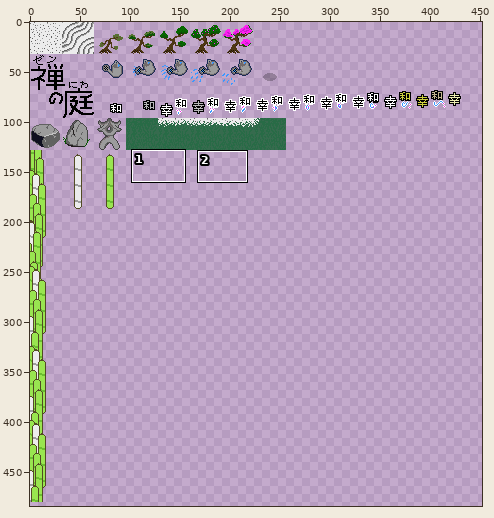
A sprite sheet gets an edit: src/data/image/2-tilesheet.png. Above: a wide view before the commit, with the close-up outlined.
Close-up. First the earlier version:
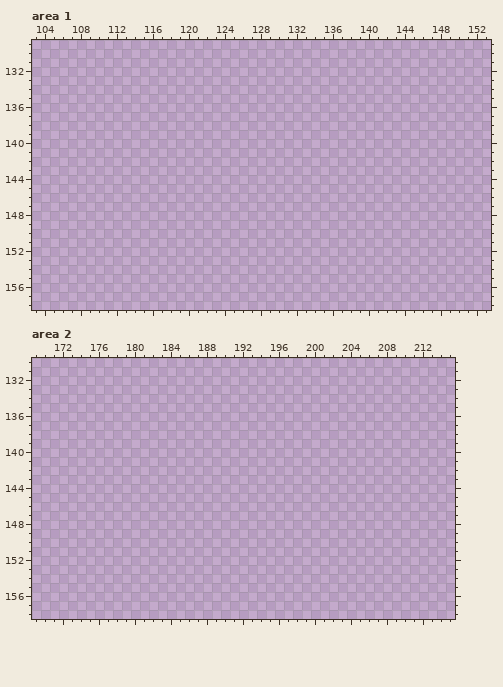
The file is 512x512 pixels. Shown: area 1: x 103..153, y 129..158; area 2: x 169..215, y 130..158. The wide view leaves out empty margins. The commit also changed other parts of the picture, which this record leaves out.
Once edited:
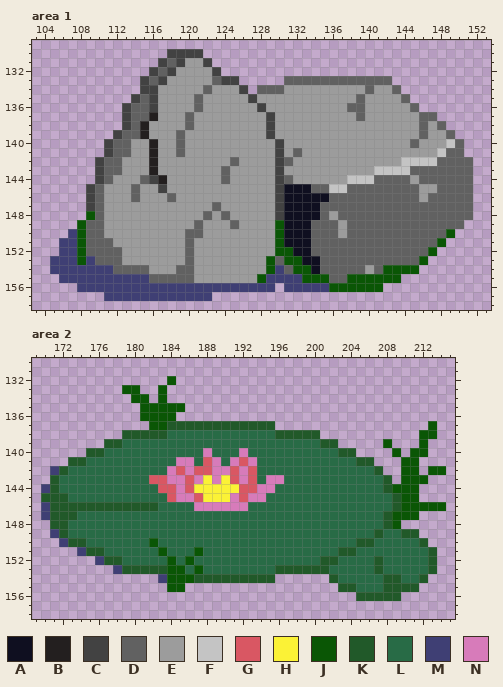
Palette (. is transparent): A #0f0f20  B #231f1f  C #424242  D #616161  E #9c9c9c  F #c4c4c4  G #d95763  H #fbf236  J #0a5605  K #215929  L #286b46  M #3f3f74  N #d77bba
Diff:
Changed rows in their new state; - is an unchanged pixel.
Area 1:
first column x 105:
130 -------------CCCC------------------------------
131 ------------CDCEEC-----------------------------
132 -----------CDCEEEEC----------------------------
133 ----------CDCEEEEEDCC-----DDDDDDDDDDDD---------
134 ----------CCEEEEEDEEEC-DDDEEEEEEEEEDEED--------
135 ---------CDCEEEEDEEEEECEEEEEEEEEEEDEEEED-------
136 --------CDDCEEEEDEEEEEECEEEEEEEEEDDEEEEED------
137 --------CDDBEEEDEEEEEEEECEEEEEEEEEDEEEEEEDD----
138 --------CDBEEEEDEEEEEEEECEEEEEEEEEEEEEEEEDED---
139 -------CDDBEEEDEEEEEEEEECEEEEEEEEEEEEEEEEDEED--
140 ------CDDEEBEEDEEEEEEEEEECEEEEEEEEEEEEEEDEEEFD-
141 ------CDDEEBEEDEEEEEEEEEECEDEEEEEEEEEEEEEEEFDD-
142 -----CDDEEEBEEEEEEEEDEEEECDEEEEEEEEEEEEFFFFDDDD
143 -----CDDEEEBEEEEEEEDEEEEECEEEEEEEEEEFFFFDDDDDDD
144 -----CDEEEDCBEEEEEEDEEEEECDEEEEEEFFFDDDDEDDDDDD
145 ----CDEEEDEECEEEEEEEEEEEECAAADDFFDDDDDDDDEEDDDD
146 ----CDEEEDEEEDEEEEEEEEEEECAAAAADDDDDDDDDDEDDDDD
147 ----CDEEEEEEEEEEEEDEEEEEECAAAADDDDDDDDDDDDDDDDD
148 ----JDEEEEEEEEEEEDEDEEEEECAAAADEDDDDDDDDDDDDDDD
149 ---JDDEEEEEEEEEEDEEEDEEEEJAAADDDEDDDDDDDDDDDDD-
150 --MJDDEEEEEEEEEDDEEEEEEEEJAAADDDEDDDDDDDDDDDJ--
151 -MMJDDDEEEEEEEEDEEEEEEEEEJAAADDDDDDDDDDDDDDJ---
152 -MMJDDDDEEEEEEEDEEEEEEEEEJJAADDDDDDDDDDDDDJ----
153 MMMJMDDDEEEEEEEDEEEEEEEEJDJJAADDDDDDDDDDDJ-----
154 MMMMMMMDDDDEEEDDEEEEEEEEJMDJJADDDDDEDJJJJ------
155 -MMMMMMMMMMDDDDDEEEEEEEJMMMMJJJDDJJJJJJ--------
156 ---MMMMMMMMMMMMMMMMMMMMMM-MMMMMJJJJJJ----------
157 ------MMMMMMMMMMMM-----------------------------
Area 2:
first column x 170:
132 --------------J------------------------------
133 ---------JJ--J-------------------------------
134 ----------JJ-J-------------------------------
135 -----------JJJJJ-----------------------------
136 -----------JJJJ------------------------------
137 ------------JJKKKKKKKKKKKK-----------------J-
138 ---------KKKKKLLLLLLLLLLLLKKKKK-----------JJ-
139 -------KKLLLLLLLLLLLLLLLLLLLLLLKK-----J---J--
140 -----KKLLLLLLLLLLLNLLLNLLLLLLLLLLKK----J-JJ--
141 ---KKLLLLLLLLLLNNLGNLNGNLLLLLLLLLLLKK---JJ---
142 -MKLLLLLLLLLLLNGNGGNNGNGLLLLLLLLLLLLLK--JJ-JJ
143 -KLLLLLLLLLLGGNNGNHNHGNGLNNLLLLLLLLLLLK-JJJ--
144 MKLLLLLLLLLLLGGNGHHHHHGGNNLLLLLLLLLLLLKJJJ---
145 KKKLLLLLLLLLLLGNNGHHHNGNNLLLLLLLLLLLLLLKJJ---
146 MKKKKKKKKKKKKLLLLNNNNNNLLLLLLLLLLLLLLLLKJJJJJ
147 MKKKLLLLLLLLLLLLLLLLLLLLLLLLLLLLLLLLLLKJJJ---
148 -KKLLLLLLLLLLLLLLLLLLLLLLLLLLLLLLLLLLLKJ-----
149 -MKLLLLLLLLLLLLLLLLLLLLLLLLLLLLLLLLLLKLLKK---
150 --MKKLLLLLLLJLLLLLLLLLLLLLLLLLLLLLLKKLLLLLK--
151 ----MKKLLLLLLJLLLJLLLLLLLLLLLLLLLKKLLLLLLLLK-
152 ------MKKLLLLLJLJLLLLLLLLLLLLLLKKLLLLKLLLLLK-
153 --------MKKKKKJJLJLLLLLLLLKKKKKKLLLLLKLLLLLK-
154 -------------MJJJKKKKKKKKK------KLLLLLKKLLK--
155 --------------JJ-----------------KKLLLKKKK---
156 -----------------------------------KKKKK-----
Boxes around the changes in both close-ups, in picture pixels (x1, y1, x2, y2):
added: (50, 49, 473, 301)
added: (41, 376, 446, 601)
